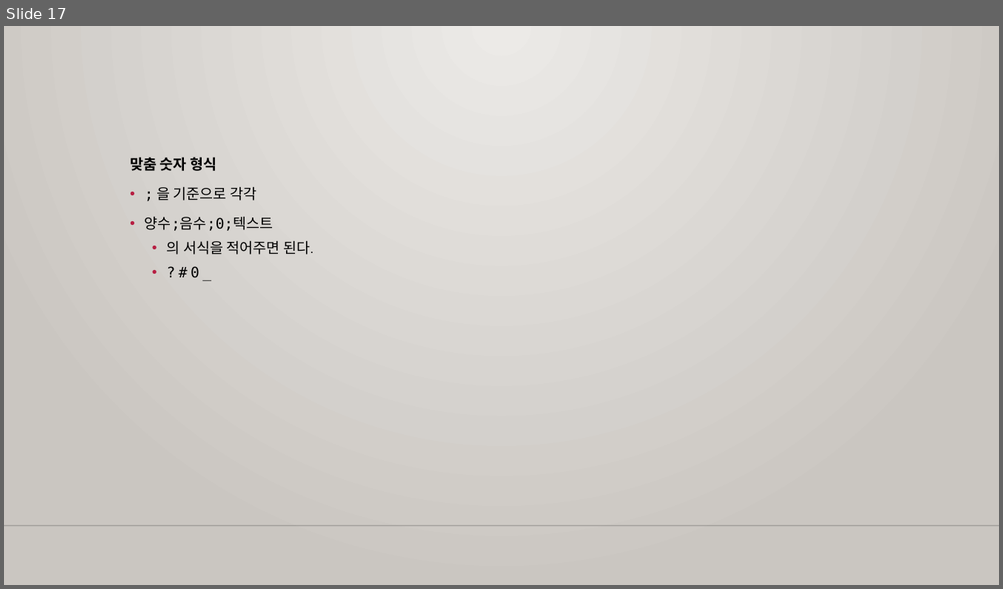
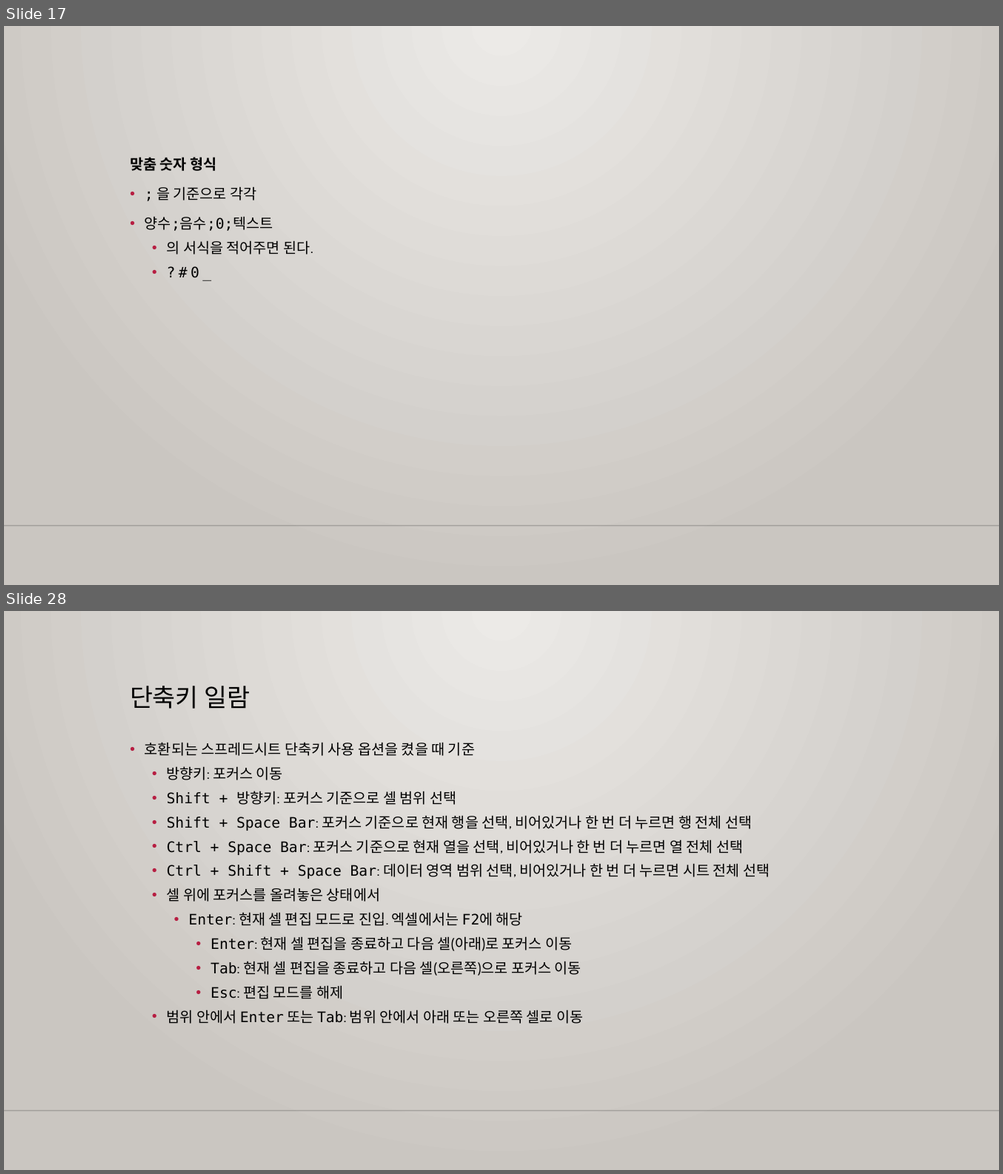
Before and after one commit to m00nlygreat/obsidian-vault, a slide deck: 노코드 엔지니어링/구글 시트로 데이터 관리하기.pptx. Shown one above the other, each under a label of ours: slide 17 before the commit, slides 17 and 28 after it; the slides between them are not shown. The pictures are 1003x589 and 1003x1174 pixels, drawn with LibreOffice and Linux fonts; fonts in the diff are those of the drawing; background and template pictures are left out. Boxes give left, top, right and bottom in pixels: in the first picture for what was removed or moved away, otherwise in the second. Text is boxed around its words. In the diff, an @@ line names an element or a change of style, - is before the commit and + after.

Commit message:
백업 완료: 2023-11-26 03:12:21
Affected files:
.obsidian/workspace.json
노코드 엔지니어링/구글 시트로 데이터 관리하기.md
노코드 엔지니어링/구글 시트로 데이터 관리하기.pptx
노코드 엔지니어링/프레이머로 블로그 만들기.md
노코드 엔지니어링/프레이머로 블로그 만들기.pptx

```diff
--- a/노코드 엔지니어링/구글 시트로 데이터 관리하기.pptx
+++ b/노코드 엔지니어링/구글 시트로 데이터 관리하기.pptx
@@ slide 28 added at box(4, 611, 999, 1170), background gradient #ECEAE7 to #CAC7C1; not listed: 1 template element that a slide beside it also shows @@
@@ title added at box(130, 686, 250, 709), 24 pt, text #000000 @@
+단축키 일람
@@ text added at box(145, 742, 769, 1024), 14 pt, text #000000 @@
+• 호환되는 스프레드시트 단축키 사용 옵션을 켰을 때 기준
+  • 방향키: 포커스 이동
+  • Shift + 방향키: 포커스 기준으로 셀 범위 선택
+  • Shift + Space Bar: 포커스 기준으로 현재 행을 선택, 비어있거나 한 번 더 누르면 행 전체 선택
+  • Ctrl + Space Bar: 포커스 기준으로 현재 열을 선택, 비어있거나 한 번 더 누르면 열 전체 선택
+  • Ctrl + Shift + Space Bar: 데이터 영역 범위 선택, 비어있거나 한 번 더 누르면 시트 전체 선택
+  • 셀 위에 포커스를 올려놓은 상태에서
+    • Enter: 현재 셀 편집 모드로 진입. 엑셀에서는 F2에 해당
+      • Enter: 현재 셀 편집을 종료하고 다음 셀(아래)로 포커스 이동
+      • Tab: 현재 셀 편집을 종료하고 다음 셀(오른쪽)으로 포커스 이동
+      • Esc: 편집 모드를 해제
+  • 범위 안에서 Enter 또는 Tab: 범위 안에서 아래 또는 오른쪽 셀로 이동
```
Also in this commit, not shown: 16 slides changed, 5 other slides added, 4 other files.
